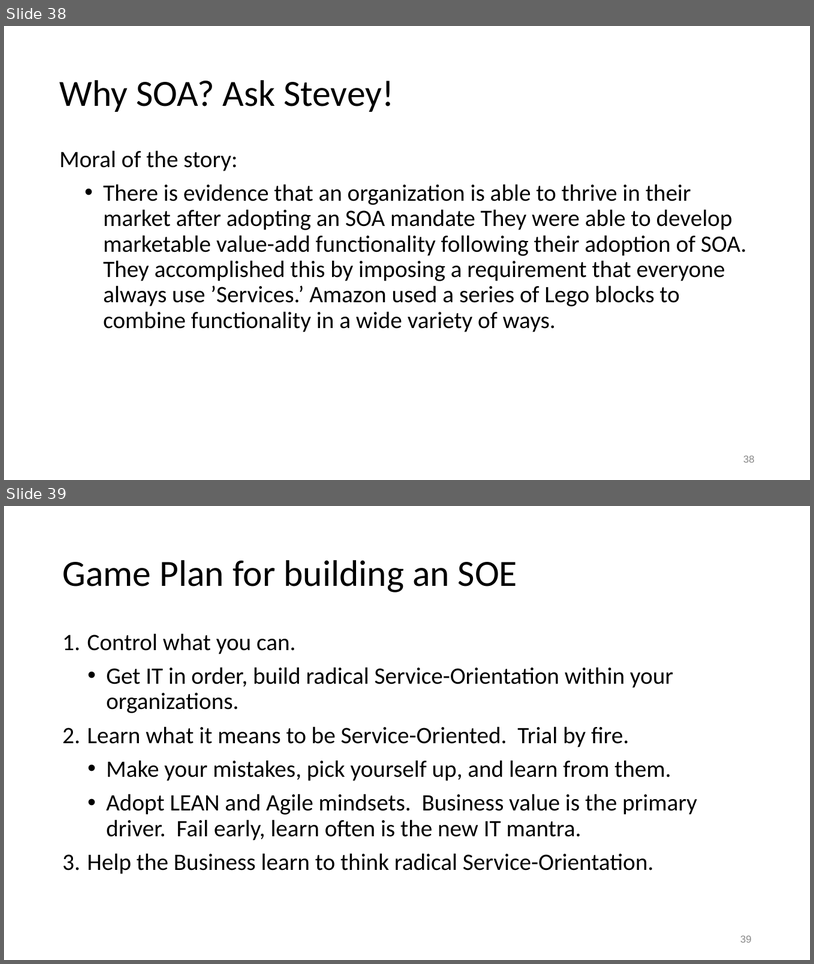
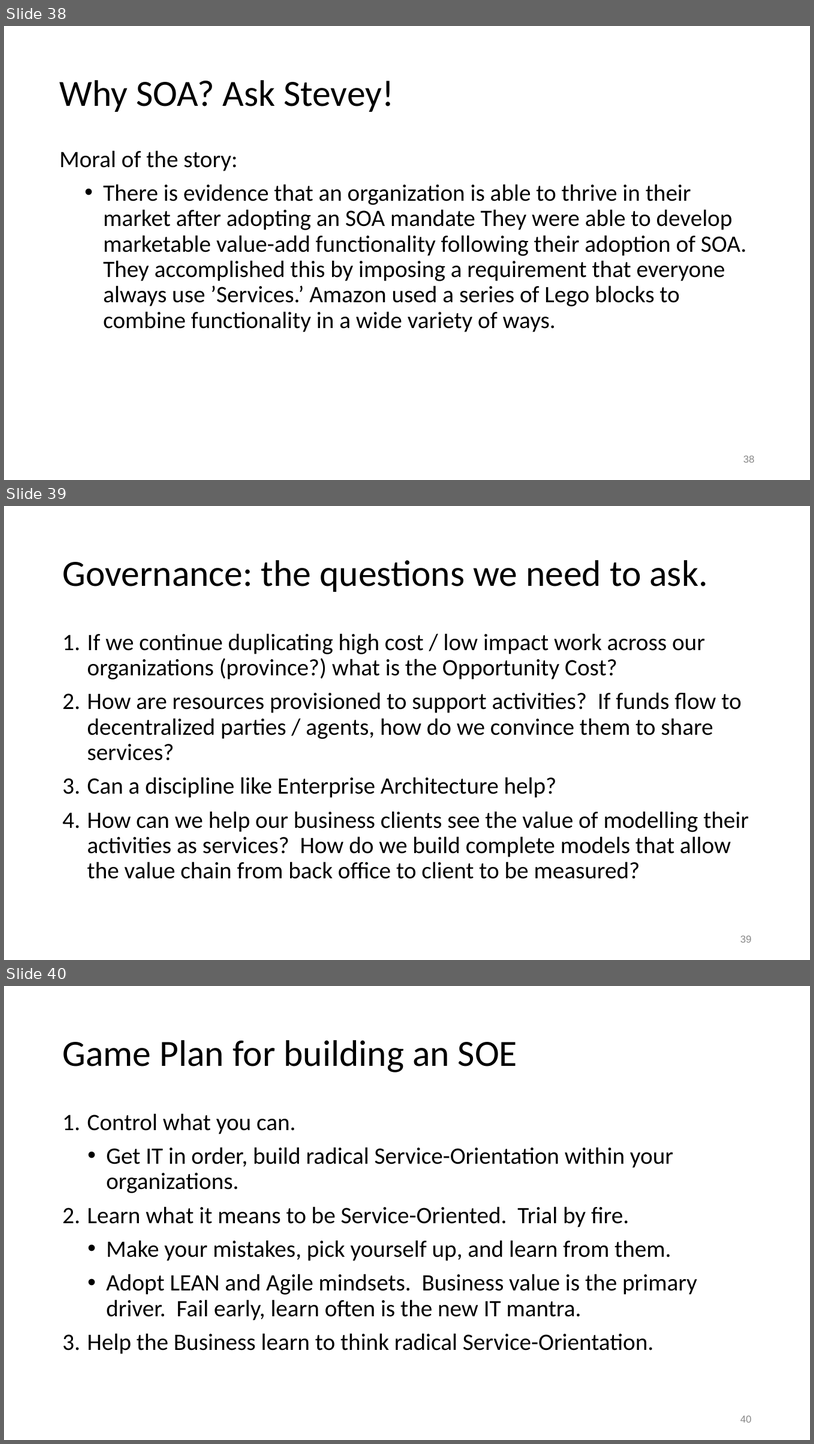
Before and after one commit to colinbellCA/presentation-cpbell-oucc2015_soe, a slide deck: OUCC2015-Service_Oriented_Enterprise.pptx. Shown one above the other, each under a label of ours: slides 38 and 39 before the commit, slides 38, 39 and 40 after it. The pictures are 814x964 and 814x1444 pixels, drawn with LibreOffice and Linux fonts; fonts in the diff are those of the drawing. Boxes give left, top, right and bottom in pixels: in the first picture for what was removed or moved away, otherwise in the second. Text is boxed around its words. In the diff, an @@ line names an element or a change of style, - is before the commit and + after.

```diff
--- a/OUCC2015-Service_Oriented_Enterprise.pptx
+++ b/OUCC2015-Service_Oriented_Enterprise.pptx
@@ slide 39 added at [4,506,810,960], background #FFFFFF @@
@@ title added at [62,560,708,592], 44 pt, text #000000 @@
+Governance: the questions we need to ask.
@@ text added at [87,633,749,879], 28 pt, text #000000 @@
+1. If we continue duplicating high cost / low impact work across our organizations (province?) what is the Opportunity Cost?
+2. How are resources provisioned to support activities? If funds flow to decentralized parties / agents, how do we convince them to share services?
+3. Can a discipline like Enterprise Architecture help?
+4. How can we help our business clients see the value of modelling their activities as services? How do we build complete models that allow the value chain from back office to client to be measured?
@@ page number added at [741,935,752,942], 12 pt, text #888888 @@
+39
@@ what was slide 39 is now slide 40 @@
@@ page number at [741,1415,752,1422]: text changed @@
-39
+40
```
Also in this commit, not shown: 5 slides changed, 1 other slide added, 1 slide removed, 3 other files.
